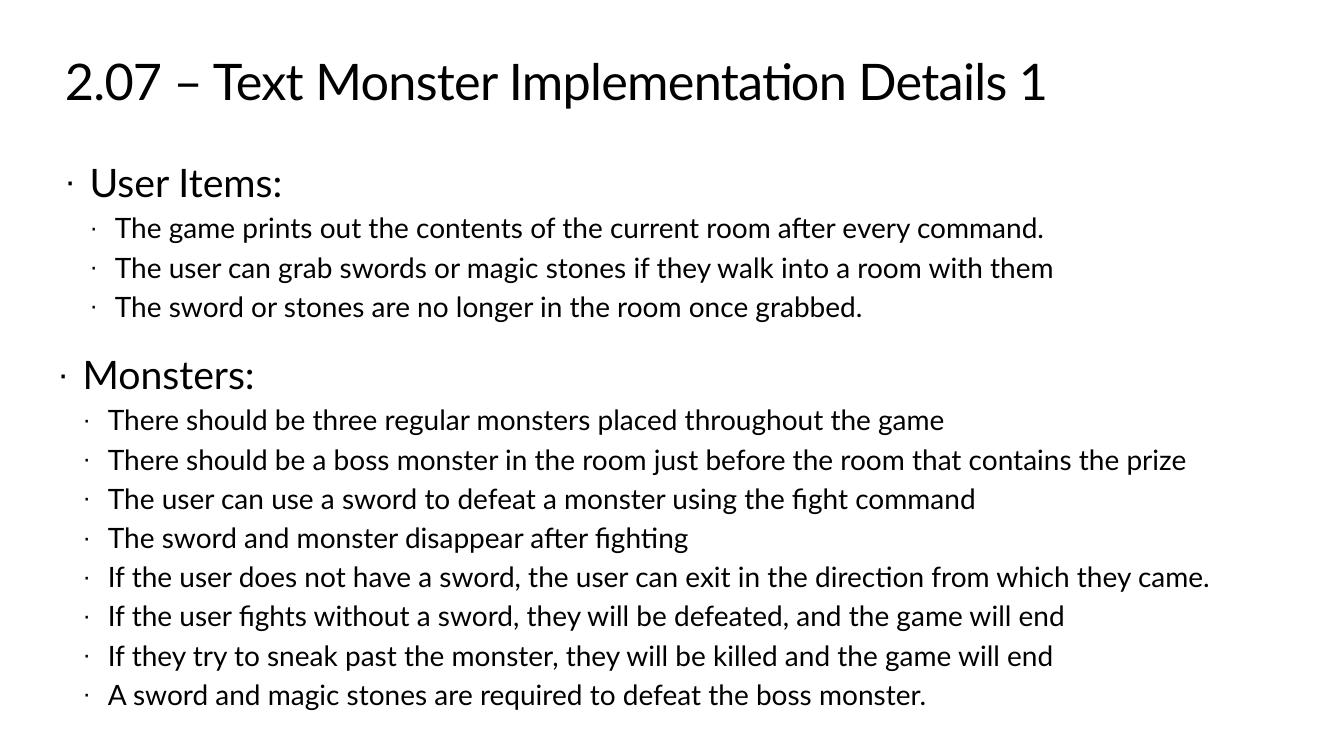
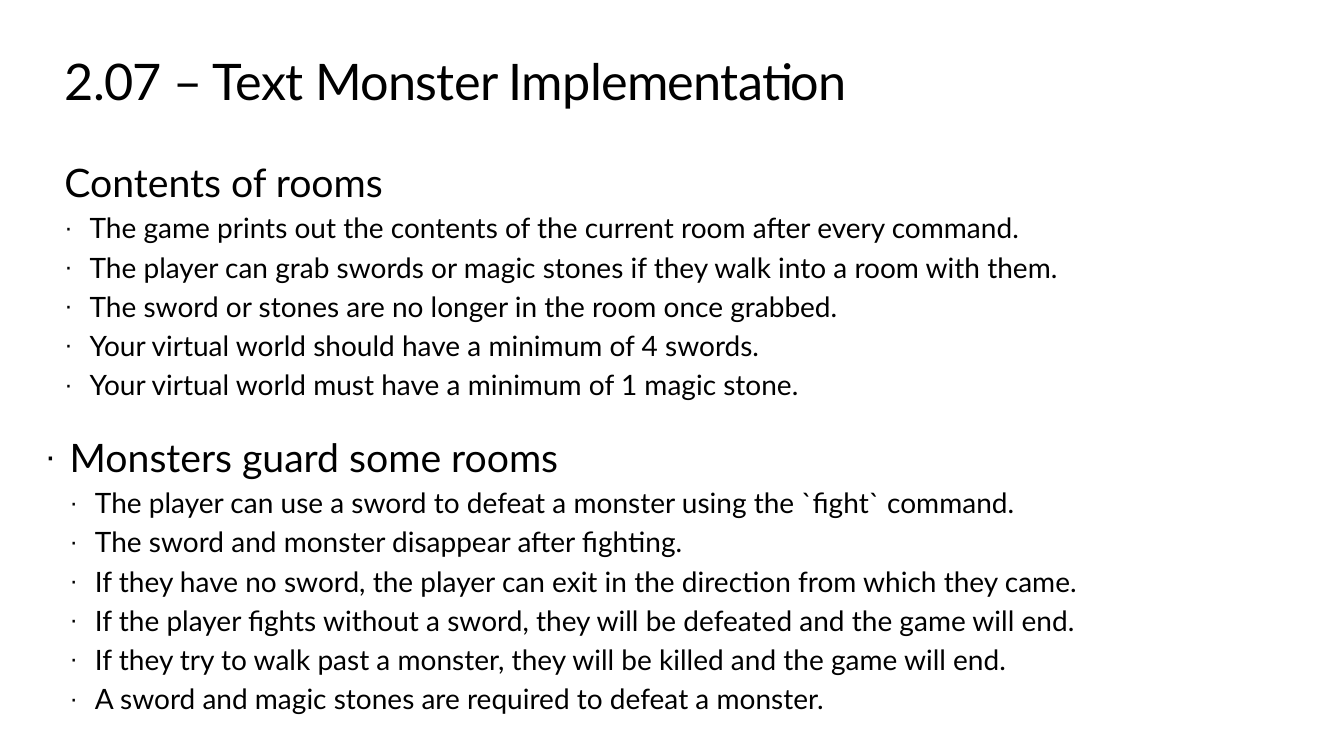
Before and after one commit to TEALSK12/2nd-semester-introduction-to-computer-science, a slide deck: slide 5 of units/2_unit/slidedecks/Intro Python 2.07 TEALS.pptx. Drawn at 1344x756 pixels with LibreOffice and Linux fonts; fonts in the diff are those of the drawing; background and template pictures are left out. Boxes give left, top, right and bottom in pixels: in the first picture for what was removed or moved away, otherwise in the second. Text is boxed around its words. In the diff, an @@ line names an element or a change of style, - is before the commit and + after.

Commit message:
Updated PPT

```diff
--- a/units/2_unit/slidedecks/Intro Python 2.07 TEALS.pptx
+++ b/units/2_unit/slidedecks/Intro Python 2.07 TEALS.pptx
@@ title at bbox=[65, 63, 847, 109]: text changed @@
-2.07 – Text Monster Implementation Details 1
+2.07 – Text Monster Implementation
@@ text at bbox=[64, 168, 383, 198]: text changed @@
-· User Items:
+Contents of rooms
@@ text at bbox=[90, 217, 1019, 322]: list level 2 to 1 in "The game prints out the ..."; list level 2 to 1 in "The sword or stones are ..." @@
@@ text at bbox=[90, 257, 1057, 283]: text changed @@
-  · The user can grab swords or magic stones if they walk into a room with them
+· The player can grab swords or magic stones if they walk into a room with them.
@@ text at bbox=[90, 335, 798, 400]: paragraphs added @@
+· Your virtual world should have a minimum of 4 swords.
+· Your virtual world must have a minimum of 1 magic stone.
@@ text at bbox=[70, 443, 1077, 714]: text changed @@
-· Monsters:
-  · There should be three regular monsters placed throughout the game
-  · There should be a boss monster in the room just before the room that contains the prize
-  · The user can use a sword to defeat a monster using the fight command
-  · The sword and monster disappear after fighting
-  · If the user does not have a sword, the user can exit in the direction from which they came.
-  · If the user fights without a sword, they will be defeated, and the game will end
-  · If they try to sneak past the monster, they will be killed and the game will end
-  · A sword and magic stones are required to defeat the boss monster.
+· Monsters guard some rooms
+  · The player can use a sword to defeat a monster using the `fight` command.
+  · The sword and monster disappear after fighting.
+  · If they have no sword, the player can exit in the direction from which they came.
+  · If the player fights without a sword, they will be defeated and the game will end.
+  · If they try to walk past a monster, they will be killed and the game will end.
+  · A sword and magic stones are required to defeat a monster.
```
Also in this commit, not shown: 6 other slides changed, 1 slide added, 1 slide removed.
